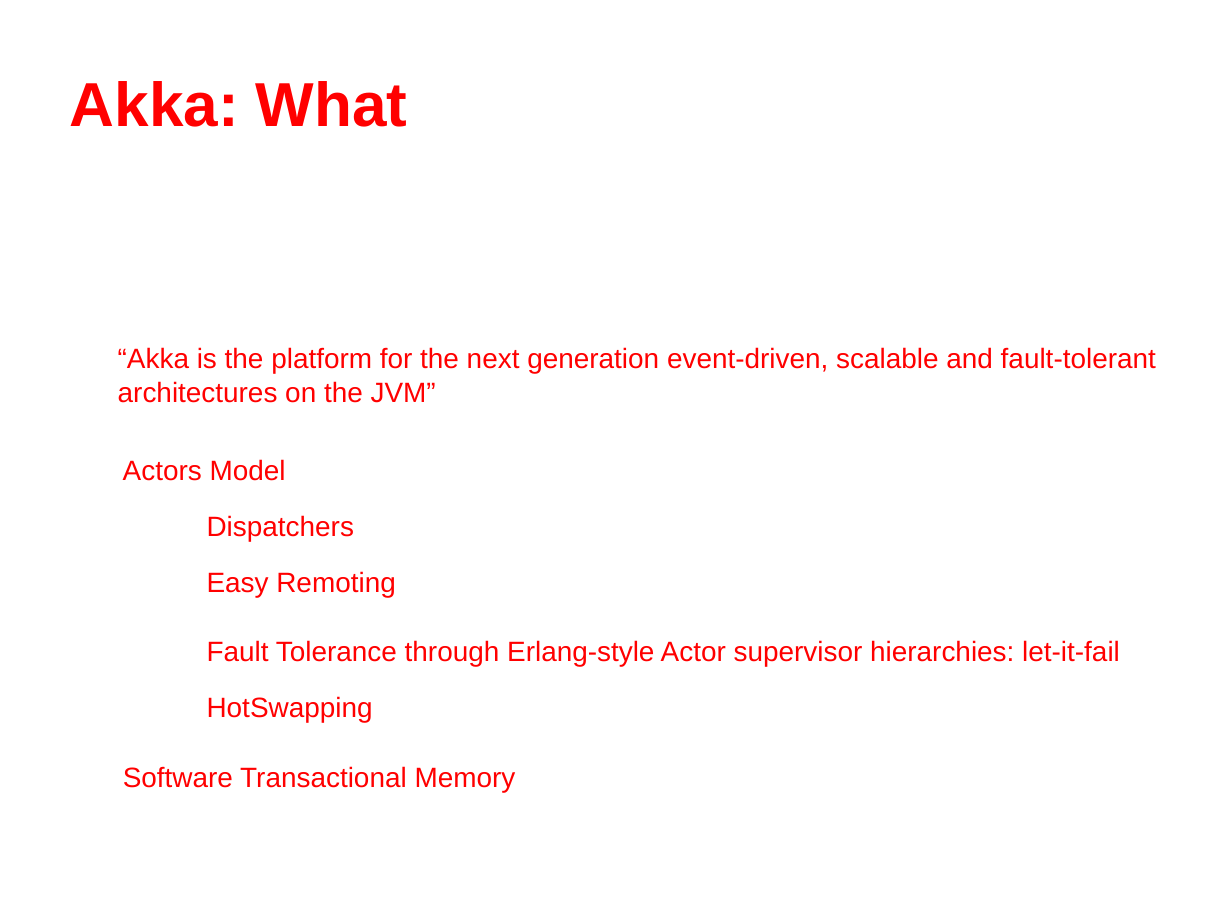
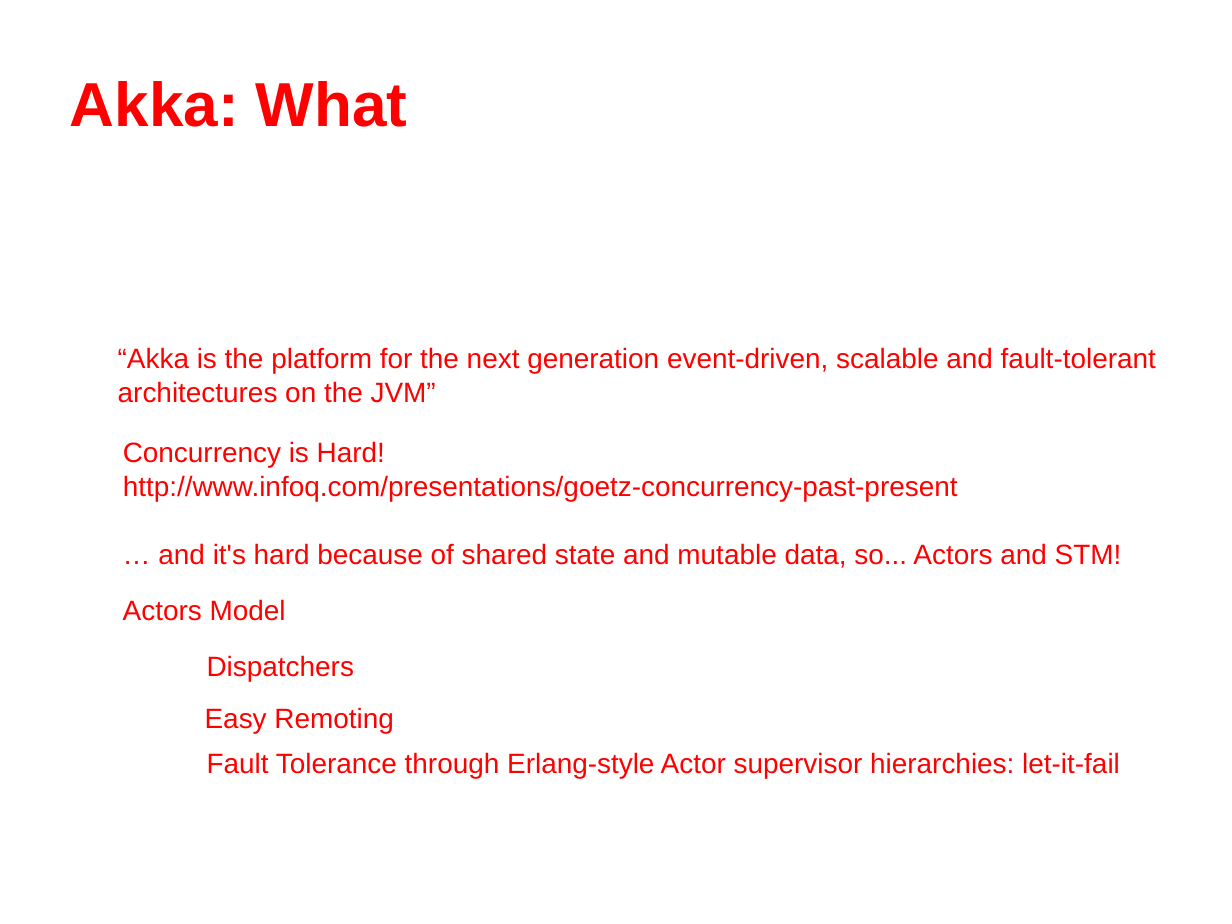
Before and after one commit to dwhitney/akka_meetup, a slide deck: slide 2 of akka.odp. Drawn at 1232x924 pixels with LibreOffice and Linux fonts; fonts in the diff are those of the drawing; background and template pictures are left out. Boxes give left, top, right and bottom in pixels: in the first picture for what was removed or moved away, otherwise in the second. Text is boxed around its words. In the diff, an @@ line names an element or a change of style, - is before the commit and + after.

```diff
--- a/akka.odp
+++ b/akka.odp
@@ text added at [123,441,958,501], 18 pt, text #FF0000 @@
+Concurrency is Hard!
+http://www.infoq.com/presentations/goetz-concurrency-past-present
@@ text added at [158,543,1122,568], 18 pt, text #FF0000 @@
+… and it's hard because of shared state and mutable data, so... Actors and STM!
@@ text "Actors Model": place and size @@
-text "Actors Model" at [123,459,286,481]
+text "Actors Model" at [123,599,286,621]
@@ text "Dispatchers": place and size @@
-text "Dispatchers" at [207,515,354,541]
+text "Dispatchers" at [207,655,354,681]
@@ text "Easy Remoting": place and size @@
-text "Easy Remoting" at [207,571,396,597]
+text "Easy Remoting" at [205,707,394,733]
@@ text removed at [207,696,373,722] @@
-HotSwapping
@@ text "Fault Tolerance through Erlang-style Actor ...": place and size @@
-text "Fault Tolerance through Erlang-style Actor ..." at [207,640,1120,666]
+text "Fault Tolerance through Erlang-style Actor ..." at [207,752,1120,778]
@@ text removed at [123,766,516,793] @@
-Software Transactional Memory
```
Also in this commit, not shown: 11 slides added, 1 other file.
